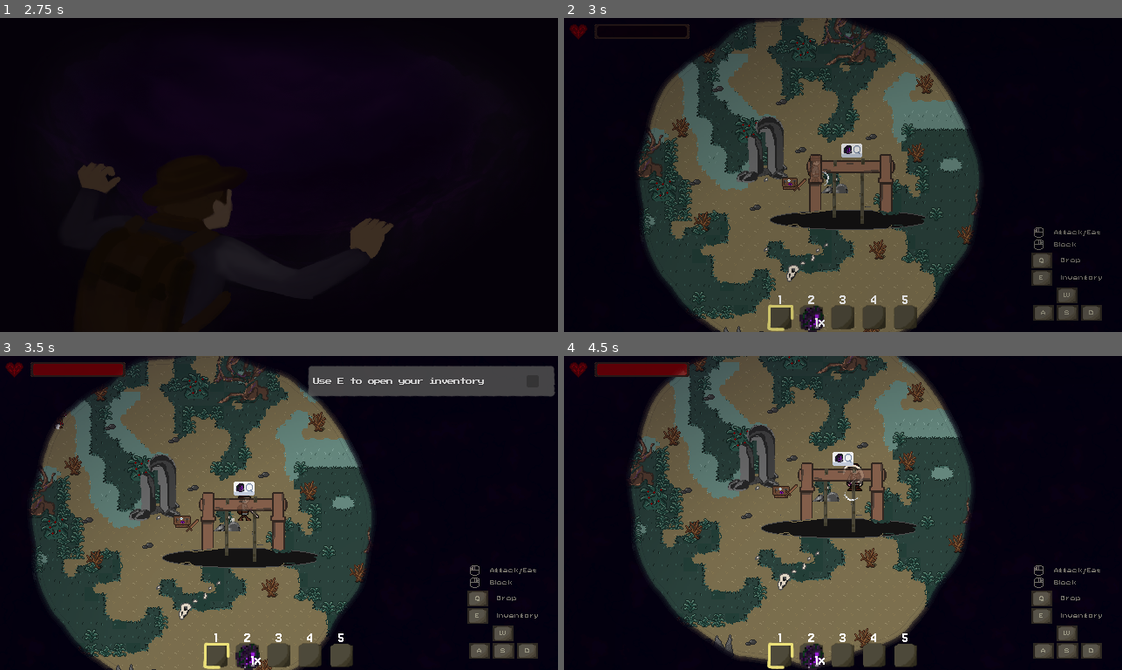
Above: before the commit, frames 1-4 (two rows, left to right).
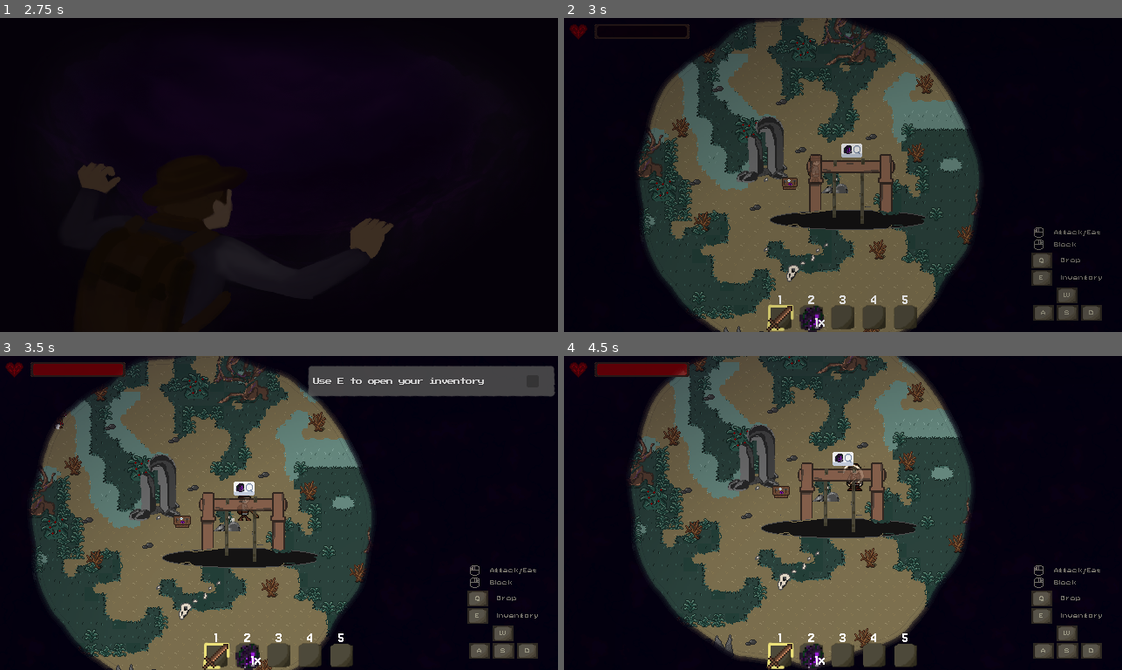
Above: after the commit, the same moments.

Repository: TimoRoggel/EverDark
Game: Godot game, scene res://UI/Main menu/main_menu.tscn
Two runs of this game, one before a commit and one after it. Both use one fixed random seed, a clock stepped at 60 frames per second and the inputs below. The engine's default icon, where the game draws it, is replaced by a stand-in: a white triangle on a blue panel in a dark square. Sound files missing from this copy of the repository are replaced by a short silence.
Inputs (mouse positions are in pixels of both pictures, inside the frame that each line leads up to):
- Up to frame 1 (2.75 s): click "Start a new game" at 0.5 s; click "Start a new game" at 1.25 s; click "OK" at 2 s
- Up to frame 2 (3 s): tap Enter (ui_accept) at 2.75 s; move the mouse to (965, 159) at 2.77 s; hold D (right) from 2.78 s (still down); hold Q (drop_item) from 2.78 s (still down); click (965, 159) at 2.92 s
- Up to frame 3 (3.5 s): keep holding D (right); keep holding Q (drop_item); tap Enter (ui_accept) at 3.02 s; tap Ctrl at 3.05 s
- Up to frame 4 (4.5 s): release D (right) at 3.5 s; release Q (drop_item) at 3.5 s; drag from (731, 528) to (658, 569) at 3.52 s; click "1" at 4.25 s

Frame 1 is identical in both runs. In frame 2, 0.2% of the frame differs, in the area x 36-48%, y 48-100%; in frame 3, 0.1%; in frame 4, 0.2%, in the area x 36-73%, y 34-100%.

Commit message:
Restrict item dropping near holes to voidcore

Diff:
--- a/scenes/characters/hole.tscn
+++ b/scenes/characters/hole.tscn
@@ -93,11 +93,13 @@
 	if !is_instance_of(body, PlayerController):
 		return
 	interact_popup.visible = true
+	GameManager.is_player_nearby_hole = true
 
 func _on_body_exited(body: Node2D) -> void:
 	if !is_instance_of(body, PlayerController):
 		return
 	interact_popup.visible = false
+	GameManager.is_player_nearby_hole = false
 "
 
 [sub_resource type="Curve" id="Curve_s4x63"]
--- a/scenes/characters/hotbar_container.gd
+++ b/scenes/characters/hotbar_container.gd
@@ -35,8 +35,13 @@
 			var slots = inventory.get_slots()
 			if currently_selected_slot < slots.size():
 				var current_slot: InventorySlot = slots[currently_selected_slot]
-				current_slot.drop_item_manually(Input.is_key_pressed(KEY_CTRL))
-				update_held_item()
+				if current_slot and current_slot.inventory_item:
+					var current_item: Item = current_slot.inventory_item.item
+					if current_item:
+						if GameManager.is_player_nearby_hole and current_item.id != 1:
+							return
+					current_slot.drop_item_manually(Input.is_key_pressed(KEY_CTRL))
+					update_held_item()
 
 	if is_instance_of(event, InputEventMouseButton):
 		if event.is_pressed():
--- a/scripts/globals/game_manager.gd
+++ b/scripts/globals/game_manager.gd
@@ -24,6 +24,7 @@
 var objectives_done: int = 0
 var current_objective: int = 0
 var is_chest_open : bool = false
+var is_player_nearby_hole := false
 
 signal ending
 signal objective_finished
